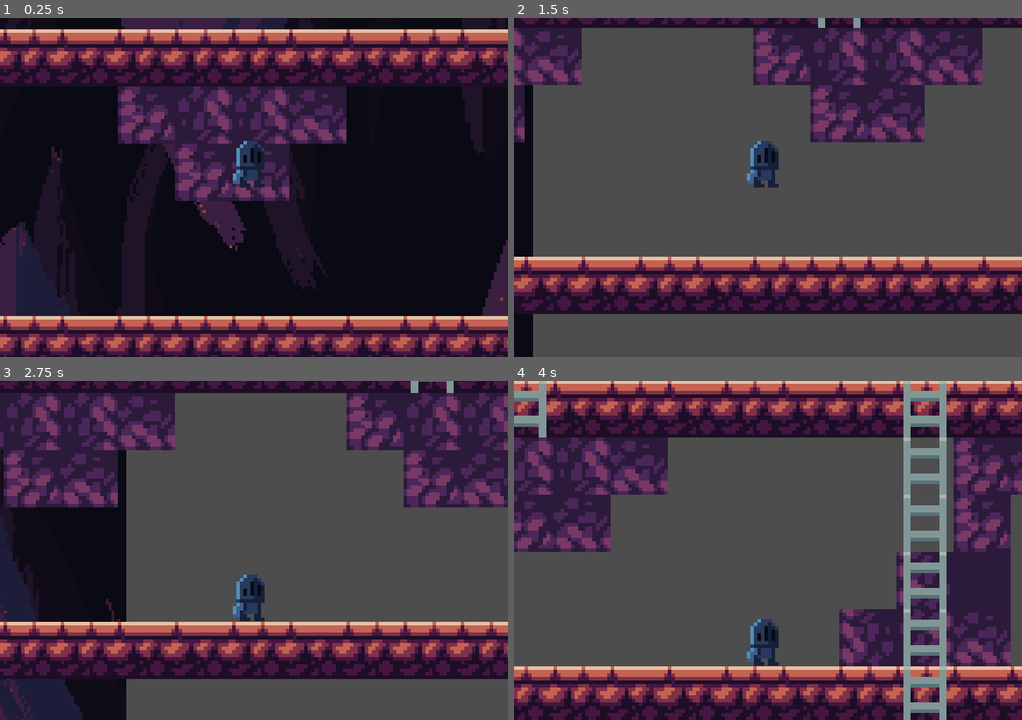
Above: before the commit, frames 1-4 (two rows, left to right).
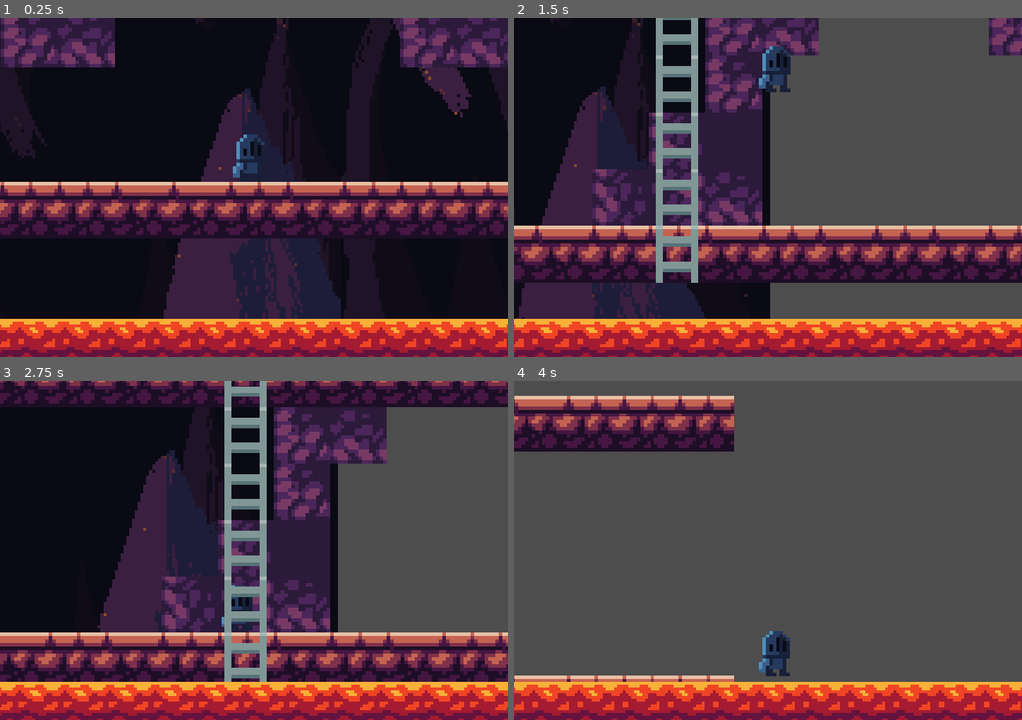
Above: after the commit, the same moments.

Repository: SeveralHerr/LavaLadder
Game: Godot game, scene res://main.tscn
Two runs of this game, one before a commit and one after it. Both use one fixed random seed, a clock stepped at 60 frames per second and the inputs below.
Inputs:
- Up to frame 1 (0.25 s): no input
- Up to frame 2 (1.5 s): hold D (move_right) from 0.53 s (still down); tap Space (jump) at 0.77 s
- Up to frame 3 (2.75 s): tap Space (jump) at 1.52 s; release D (move_right) at 2.03 s; hold A (move_left) from 2.03 s (still down)
- Up to frame 4 (4 s): release A (move_left) at 2.78 s; hold D (move_right) from 2.78 s (still down); tap Space (jump) at 3.02, 3.77 s

The runs differ from the first frame. In frame 1, 56% of the frame differs, in the area x 0-100%, y 0-100%; in frame 2, 76%; in frame 3, 74%; in frame 4, 56%.

Commit message:
Fixed map

Diff:
--- a/Scalers.gd
+++ b/Scalers.gd
@@ -1,9 +1,11 @@
 extends Node2D
 
-@export var tiles: RigidBody2D
+@export var camera: Camera2D
 var originalYPos
 var gravity = 10
 var velocity = Vector2.DOWN
+@onready var playerObj = get_tree().get_nodes_in_group("Player")[1]
+
 
 # Called when the node enters the scene tree for the first time.
 func _ready():
@@ -11,6 +13,8 @@
 
 
 # Called every frame. 'delta' is the elapsed time since the previous frame.
-func k_process(delta):
-	var scaleFactor = 0.9995
-	tiles.scale *= scaleFactor
+func _process(delta):
+	var scaleFactor = 0.9999
+	camera.zoom *= scaleFactor
+	#camera.limit_top = -199
+	camera.limit_bottom = 155
--- a/TileMapHandler.gd
+++ b/TileMapHandler.gd
@@ -1,105 +1,89 @@
 extends Node2D
 
-@export var tilemap1: TileMap
 @export var bottom: Area2D
+@export var camera: Camera2D
 var tileScene: PackedScene = preload("res://tile_map_1.tscn")
 var tileSceneNoLadder: PackedScene = preload("res://tile_map_2.tscn")
-var tileRow = []
-var tileRow2 = []
-var tileRow3 = []
-var tileRowArray = []
-var columns = 8
-var columnSize = 112
-
-func _ready():
-	_create_row()
-
-func _create_row():
-	for i in range(columns):
-		randomize()  # Seed the random number generator
-		var random_number = round(randf_range(1, 2))  # Get a random number between 1 and 2
-		var instance
-
-		if random_number == 1:
-			instance = tileScene.instantiate()
-		else:
-			instance = tileSceneNoLadder.instantiate()
-
-		add_child(instance)
-		var child = instance.get_child(0)
-		child.position.y = -60
-		child.position.x = (columnSize * i)
-		tileRow.append(instance)
-		add_to_group("Tiles")
-
-	for i in range(columns):
-		randomize()  # Seed the random number generator
-		var random_number = round(randf_range(1, 2))  # Get a random number between 1 and 2
-		var instance
-
-		if random_number == 1:
-			instance = tileScene.instantiate()
-		else:
-			instance = tileSceneNoLadder.instantiate()
-
-		add_child(instance)
-		var child = instance.get_child(0)
-		child.position.y = 20
-		child.position.x = (columnSize * i)
-		tileRow2.append(instance)
-		add_to_group("Tiles")
-
-	for i in range(columns):
-		randomize()  # Seed the random number generator
-		var random_number = round(randf_range(1, 2))  # Get a random number between 1 and 2
-		var instance
-
-		if random_number == 1:
-			instance = tileScene.instantiate()
-		else:
-			instance = tileSceneNoLadder.instantiate()
-
-		add_child(instance)
-		var child = instance.get_child(0)
-		child.position.y = -140
-		child.position.x = (columnSize * i)
-		tileRow3.append(instance)
-		add_to_group("Tiles")
-
-		tileRowArray.append(tileRow)
-		tileRowArray.append(tileRow2)
-		tileRowArray.append(tileRow3)
+var chunkWidth = 112
+var chunkHeight = 80
+var chunkRows = []
 
 func _physics_process(delta):
-	for tileRow in tileRowArray:
-		if tileRow[0].get_child(0).position.y > 140:
-			tileRow.shuffle()
-			for index in range(tileRow.size()):
-				var tile = tileRow[index]
-				var child = tile.get_child(0)
-				child.position.y = -100
-				child.position.x = index * columnSize
+	var camera_size = get_viewport_rect().size / camera.zoom
+	var chunksNeeded = ceil(camera_size.x / chunkWidth) + 1
+	var rowsNeeded = ceil(camera_size.y / chunkHeight) + 1
+
+	if chunkRows.size() <= rowsNeeded:
+		GenerateRow(chunksNeeded)
+
+	for chunkRow in chunkRows:
+		if chunkRow.size() <= chunksNeeded:
+			AddChunkToRow(chunkRow)
+
+		if chunkRow[0].get_child(0).position.y > 140:
+			MoveRowToTop(chunkRow)
+
+func GenerateRow(chunks):
+	var currentChunkRow = []
+	for i in chunks:
+		var chunk = AddChunk()
+		var pos
+
+		if chunkRows.size() <= 0:
+			pos = Vector2(chunkWidth * i, 20)
+		else:
+			var lastRow = GetTopRow()[0].get_child(0)
+			var newX = chunkWidth * i
+			var newY = lastRow.position.y - chunkHeight
+
+			pos = Vector2(newX, newY)
+
+		chunk.get_child(0).position = pos
+		currentChunkRow.append(chunk)
+
+	chunkRows.append(currentChunkRow)
+
+func MoveRowToTop(chunkRow):
+	var topRow = GetTopRow()
+	var lastRow = topRow[topRow.size() - 1]  # Get the last row from the result of GetTopRow()
+
+	var newY = lastRow.get_child(0).position.y - chunkHeight
+
+	for i in range(chunkRow.size()):
+		var newX = chunkWidth * i
+		var pos = Vector2(newX, newY)
+		chunkRow[i].get_child(0).position = pos
 
 
-func d_process(delta):
-	if tileRow[0].get_child(0).position.y > 140:
-		tileRow.shuffle()
-		for index in range(tileRow.size()):
-			var tile = tileRow[index]
-			var child = tile.get_child(0)
-			child.position.y = -100
-			child.position.x = index * columnSize
-	if tileRow2[0].get_child(0).position.y > 140:
-		tileRow2.shuffle()
-		for index in range(tileRow2.size()):
-			var tile = tileRow2[index]
-			var child = tile.get_child(0)
-			child.position.y = -100
-			child.position.x = index * columnSize
-	if tileRow3[0].get_child(0).position.y > 140:
-		tileRow3.shuffle()
-		for index in range(tileRow3.size()):
-			var tile = tileRow3[index]
-			var child = tile.get_child(0)
-			child.position.y = -100
-			child.position.x = index * columnSize
+func GetTopRow():
+	var lowestY = 1000000
+	var lowestChunk
+	for chunkRow in chunkRows:
+		var y = chunkRow[0].get_child(0).position.y
+		if y <= lowestY:
+			lowestY = y
+			lowestChunk = chunkRow
+
+	return lowestChunk
+
+func AddChunkToRow(chunkRow):
+	var chunk = AddChunk()
+	var y = chunkRow[0].get_child(0).position.y
+	var x = chunkRow[chunkRow.size() - 1].get_child(0).position.x + chunkWidth
+
+	chunk.get_child(0).position = Vector2(x, y)
+	chunkRow.append(chunk)
+
+func AddChunk():
+	randomize()  # Seed the random number generator
+	var random_number = round(randf_range(1, 2))  # Get a random number between 1 and 2
+	var instance
+
+	if random_number == 1:
+		instance = tileScene.instantiate()
+	else:
+		instance = tileSceneNoLadder.instantiate()
+
+	add_child(instance)
+	add_to_group("Tiles")
+	return instance
--- a/main.tscn
+++ b/main.tscn
@@ -6,7 +6,6 @@
 [ext_resource type="Script" path="res://TileMapHandler.gd" id="3_g2ufy"]
 [ext_resource type="PackedScene" uid="uid://bfp5p16jiuo1n" path="res://lavascene.tscn" id="4_xym0b"]
 [ext_resource type="Script" path="res://Scalers.gd" id="5_rarse"]
-[ext_resource type="Texture2D" uid="uid://b7ymvlmtt5brt" path="res://sprites/light.png" id="7_bgfwv"]
 
 [sub_resource type="RectangleShape2D" id="RectangleShape2D_4o4o0"]
 
@@ -31,16 +30,23 @@
 [node name="Sprite2D2" type="Sprite2D" parent="Sprite2D/Sprite2D"]
 texture = ExtResource("3_arv7d")
 
-[node name="player3" parent="." instance=ExtResource("2_k8kxr")]
-position = Vector2(179, 44)
-collision_layer = 3
-
-[node name="Camera2D2" type="Camera2D" parent="player3"]
+[node name="Camera2D2" type="Camera2D" parent="."]
+position = Vector2(119, 104)
 zoom = Vector2(5.065, 5.065)
-limit_left = -1410065408
-limit_top = 0
 limit_bottom = 155
 position_smoothing_speed = 1.0
+
+[node name="CanvasLayer" type="CanvasLayer" parent="Camera2D2"]
+
+[node name="Lava2" parent="Camera2D2/CanvasLayer" instance=ExtResource("4_xym0b")]
+position = Vector2(-1382, -3998)
+scale = Vector2(4, 4)
+layer_0/tile_data = PackedInt32Array(4522008, 3, 0, 4522009, 3, 0, 4522010, 3, 0, 4522011, 3, 0, 4522012, 3, 0, 4522013, 3, 0, 4522014, 3, 0, 4522015, 3, 0, 4522016, 3, 0, 4522017, 3, 0, 4522018, 3, 0, 4522019, 3, 0, 4522004, 3, 0, 4522005, 3, 0, 4522006, 3, 0, 4522007, 3, 0)
+
+[node name="player3" parent="." node_paths=PackedStringArray("camera") instance=ExtResource("2_k8kxr")]
+position = Vector2(119, 104)
+collision_layer = 3
+camera = NodePath("../Camera2D2")
 
 [node name="Area2D" type="Area2D" parent="."]
 
@@ -48,28 +54,22 @@
 position = Vector2(118, 284)
 shape = SubResource("RectangleShape2D_4o4o0")
 
-[node name="Scalers" type="Node2D" parent="." node_paths=PackedStringArray("tiles")]
+[node name="Scalers" type="Node2D" parent="." node_paths=PackedStringArray("camera")]
 script = ExtResource("5_rarse")
-tiles = NodePath("RigidBody2D")
+camera = NodePath("../Camera2D2")
 
 [node name="RigidBody2D" type="RigidBody2D" parent="Scalers"]
 gravity_scale = 0.0
+linear_damp_mode = 1
 
-[node name="TileMapHandler" type="Node2D" parent="Scalers/RigidBody2D" node_paths=PackedStringArray("bottom")]
+[node name="TileMapHandler" type="Node2D" parent="Scalers/RigidBody2D" node_paths=PackedStringArray("bottom", "camera")]
 script = ExtResource("3_g2ufy")
 bottom = NodePath("../../../Area2D")
+camera = NodePath("../../../Camera2D2")
 
 [node name="CollisionShape2D" type="CollisionShape2D" parent="Scalers/RigidBody2D"]
 shape = SubResource("RectangleShape2D_vwcbu")
 disabled = true
 
-[node name="Lava2" parent="." instance=ExtResource("4_xym0b")]
-position = Vector2(-320, -960)
-layer_0/tile_data = PackedInt32Array(4522008, 3, 0, 4522009, 3, 0, 4522010, 3, 0, 4522011, 3, 0, 4522012, 3, 0, 4522013, 3, 0, 4522014, 3, 0, 4522015, 3, 0, 4522016, 3, 0, 4522017, 3, 0, 4522018, 3, 0, 4522019, 3, 0, 4522004, 3, 0, 4522005, 3, 0, 4522006, 3, 0, 4522007, 3, 0)
-
-[node name="PointLight2D" type="PointLight2D" parent="Lava2"]
-position = Vector2(148, 70)
-texture = ExtResource("7_bgfwv")
-
 [connection signal="area_entered" from="Area2D" to="Scalers/RigidBody2D/TileMapHandler" method="_on_area_2d_area_entered"]
 [connection signal="body_entered" from="Area2D" to="Scalers/RigidBody2D/TileMapHandler" method="_on_area_2d_body_entered"]
--- a/new_tile_set.tres
+++ b/new_tile_set.tres
@@ -35,7 +35,7 @@
 9:1/0/terrain = 0
 9:1/0/physics_layer_0/linear_velocity = Vector2(0, 0)
 9:1/0/physics_layer_0/angular_velocity = 0.0
-9:1/0/physics_layer_0/polygon_0/points = PackedVector2Array(-8, -8, 8, -8, 8, 8, -8, 8)
+9:1/0/physics_layer_0/polygon_0/points = PackedVector2Array(-8, -8, 8, -8, 8, 8, -0.125, 9.9375, -8, 8)
 9:1/0/terrains_peering_bit/right_side = 0
 9:1/0/terrains_peering_bit/bottom_side = 0
 10:1/0 = 0
--- a/player.gd
+++ b/player.gd
@@ -6,6 +6,7 @@
 	OnLadder,
 	Walking
 }
+@export var camera : Camera2D
 @export var speed = 200 # How fast the player will move (pixels/sec).
 var screen_size # Size of the game window.
 var gravity = ProjectSettings.get_setting("physics/2d/default_gravity")
@@ -74,6 +75,8 @@
 	move_and_slide()
 
 func _physics_process(delta):
+	camera.position.x = global_position.x
+
 	#var velocity = Vector2()
 	var direction = Input.get_axis("move_left", "move_right")
 	if direction:
--- a/tile_map.gd
+++ b/tile_map.gd
@@ -1,7 +1,6 @@
 extends TileMap
 
 @onready var playerObj = get_tree().get_nodes_in_group("Player")[1]
-@onready var visibility_notifier := $VisibleOnScreenNotifier2D
 var wasInBounds = false;
 
 
@@ -36,13 +35,3 @@
 		playerObj.set_state(playerObj.PlayerState.Walking)
 		playerObj.collision_mask = 1
 		# Your other movement code here
-
-
-func _on_visible_on_screen_notifier_2d_screen_entered():
-	#visible = true
-	print("entered")
-
-
-func _on_visible_on_screen_notifier_2d_screen_exited():
-	#visible = false
-	print("exited")
Not shown: 1 places in main.tscn that only renumber resources
